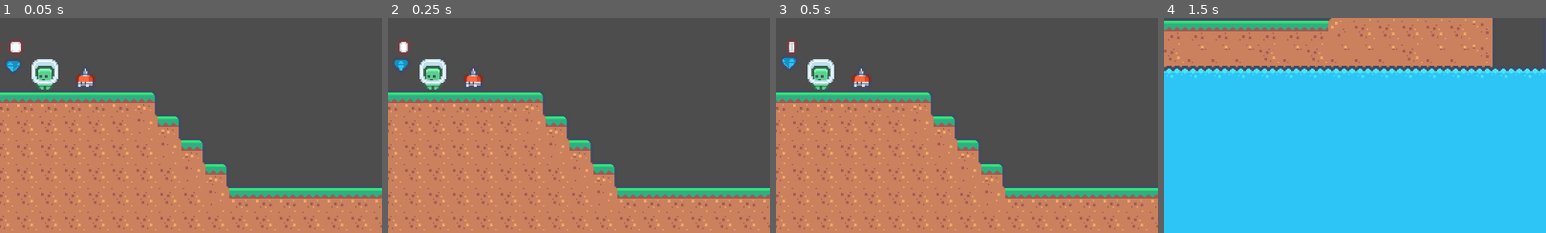
Above: before the commit, frames 1-4 (left to right).
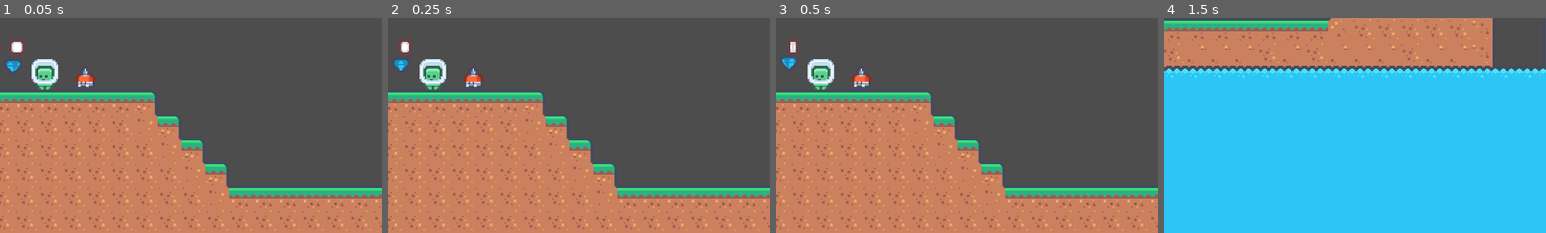
Above: after the commit, the same moments.

Repository: philipheindel/GodotPlatformer
Game: Godot game, scene res://main.tscn
Same seed, same stepped clock (60 frames per second), same inputs: the game is played once before the commit and once after it.
Inputs:
- Up to frame 1 (0.05 s): no input
- Up to frame 2 (0.25 s): no input
- Up to frame 3 (0.5 s): no input
- Up to frame 4 (1.5 s): click "Start" at 0.5 s; tap Enter (ui_accept) at 1.25 s; hold Right (ui_right) from 1.28 s (still down)
The pictures show only the part of the screen within x 44-94%, y 50-100%; the shares and areas given below are measured in that part.

The runs differ from the first frame. In frame 1, 0.1% of the frame differs, in the area x 2-7%, y 9-18%; in frame 2, 0.1%; in frame 3, less than 0.1%; in frame 4, nothing differs.

Commit message:
Worked on switching coin_block animation from script to AnimationPlayer

Diff:
--- a/entities/coin_block/coin_block.gd
+++ b/entities/coin_block/coin_block.gd
@@ -1,4 +1,4 @@
-extends StaticBody2D
+extends Node2D
 
 
 @export_enum("Bronze", "Silver", "Gold", "Platinum") var coin_type: String = "Bronze"
@@ -23,7 +23,7 @@
 			popped = true
 			return
 		if pop_frames == max_pop_frames:
-			$AnimatedSprite2D.animation = "popped"
+			$Coin_Block/AnimatedSprite2D.animation = "popped"
 			var new_coin: AnimatedSprite2D = load("res://items/coin/coin.tscn").instantiate()
 			new_coin.coin_type = coin_type.to_lower()
 			new_coin.position = Vector2(position.x, position.y - coin_pop_offset)
--- a/entities/coin_block/coin_block.tscn
+++ b/entities/coin_block/coin_block.tscn
@@ -37,19 +37,42 @@
 [sub_resource type="RectangleShape2D" id="RectangleShape2D_46h3k"]
 size = Vector2(14, 4)
 
-[node name="Coin_Block" type="StaticBody2D"]
+[sub_resource type="Animation" id="Animation_chipy"]
+resource_name = "bounce"
+length = 0.5
+tracks/0/type = "value"
+tracks/0/imported = false
+tracks/0/enabled = true
+tracks/0/path = NodePath("Coin_Block:position")
+tracks/0/interp = 1
+tracks/0/loop_wrap = true
+tracks/0/keys = {
+"times": PackedFloat32Array(0, 0.1, 0.2),
+"transitions": PackedFloat32Array(1, 1, 1),
+"update": 0,
+"values": [Vector2(0, 0), Vector2(0, -3), Vector2(0, 0)]
+}
+
+[sub_resource type="AnimationLibrary" id="AnimationLibrary_cncj6"]
+_data = {
+"bounce": SubResource("Animation_chipy")
+}
+
+[node name="Node2D" type="Node2D"]
 script = ExtResource("1_62pr2")
 
-[node name="AnimatedSprite2D" type="AnimatedSprite2D" parent="."]
+[node name="Coin_Block" type="StaticBody2D" parent="."]
+
+[node name="AnimatedSprite2D" type="AnimatedSprite2D" parent="Coin_Block"]
 sprite_frames = SubResource("SpriteFrames_3dhpc")
 
-[node name="CollisionShape2D" type="CollisionShape2D" parent="."]
+[node name="CollisionShape2D" type="CollisionShape2D" parent="Coin_Block"]
 position = Vector2(0, -0.5)
 shape = SubResource("RectangleShape2D_npfg7")
 
-[node name="Area2D" type="Area2D" parent="."]
+[node name="Area2D" type="Area2D" parent="Coin_Block"]
 
-[node name="CollisionShape2D" type="CollisionShape2D" parent="Area2D"]
+[node name="CollisionShape2D" type="CollisionShape2D" parent="Coin_Block/Area2D"]
 position = Vector2(0, 8)
 shape = SubResource("RectangleShape2D_46h3k")
 
@@ -57,4 +80,9 @@
 stream = ExtResource("3_01lo2")
 bus = &"Coins"
 
-[connection signal="body_entered" from="Area2D" to="." method="_on_area_2d_body_entered"]
+[node name="AnimationPlayer" type="AnimationPlayer" parent="."]
+libraries = {
+"": SubResource("AnimationLibrary_cncj6")
+}
+
+[connection signal="body_entered" from="Coin_Block/Area2D" to="." method="_on_area_2d_body_entered"]
--- a/main.tscn
+++ b/main.tscn
@@ -39,7 +39,7 @@
 position = Vector2(440, 4)
 
 [node name="Coin" parent="." instance=ExtResource("4_bg0oh")]
-position = Vector2(577, 22)
+position = Vector2(578, 22)
 coin_type = "Platinum"
 
 [node name="Coin2" parent="." instance=ExtResource("4_bg0oh")]
@@ -70,8 +70,6 @@
 
 [node name="Gem2" parent="." instance=ExtResource("7_efooy")]
 position = Vector2(555, 37)
-animation = &"green"
-frame_progress = 0.0
 coin_type = "Green"
 bounce = false
 
Not shown: 1 places in entities/coin_block/coin_block.tscn that only renumber resources
